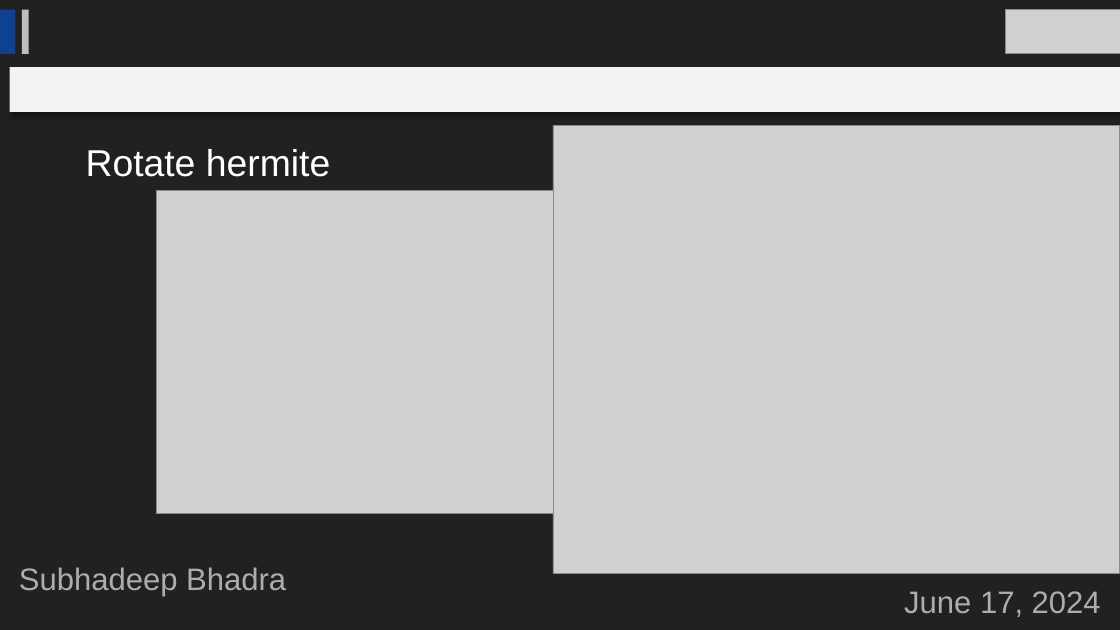
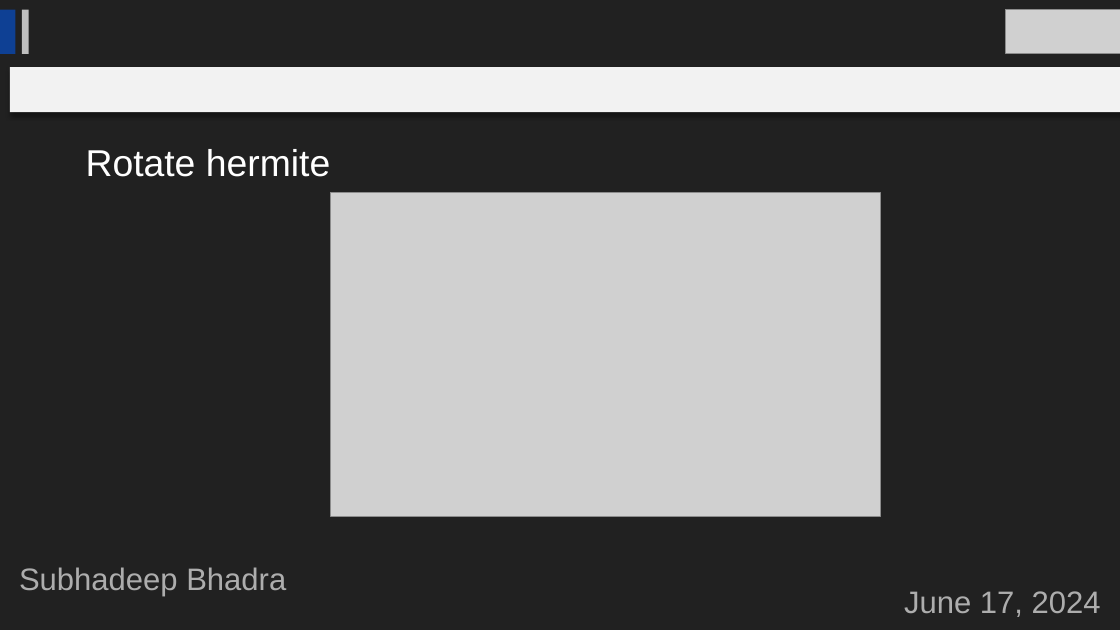
Before and after one commit to BillyDoesDev/fast-image-rotation, a slide deck: slide 27 of PPTS/Merged_Final-PPT.pptx. Drawn at 1120x630 pixels with LibreOffice and Linux fonts; fonts in the diff are those of the drawing; grey boxes stand for pictures. Boxes give left, top, right and bottom in pixels: in the first picture for what was removed or moved away, otherwise in the second. Text is boxed around its words. In the diff, an @@ line names an element or a change of style, - is before the commit and + after.

```diff
--- a/PPTS/Merged_Final-PPT.pptx
+++ b/PPTS/Merged_Final-PPT.pptx
@@ picture removed at [553,126,1120,574] @@
@@ picture: place and size @@
-picture at [156,190,706,513]
+picture at [331,193,881,517]
@@ text "June 17, 2024" at [904,591,1101,617]: size 26.6 to 26.7 pt @@
```
Also in this commit, not shown: 70 other slides changed, 2 slides added.
